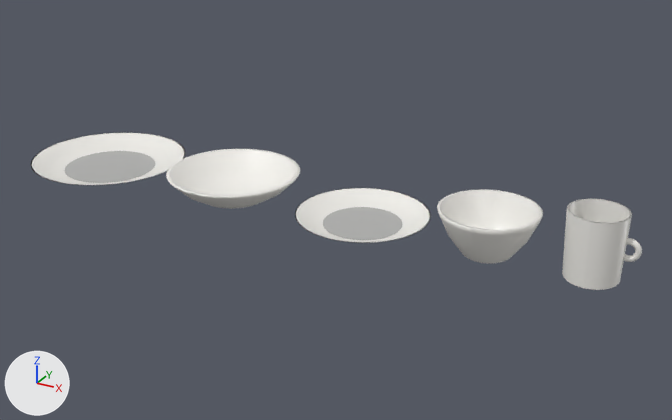
Two versions of the glTF model public/modelos/MAR-20.glb, one commit apart.
One viewpoint serves both versions: a 50 mm lens placed at (0.709, -1.178, 0.605), pointed at (0.054, 0.012, 0.01). The lights are fixed; the arrows at lower left show +X, +Y and +Z. The picture after the commit comes second. Where no turn or scale is listed for an object, it has been applied to the vertices.

The scene before the commit, as lines of its bpy script (objects in view):
```python
ob_mesh_0 = bpy.data.objects.new('Mesh_0', me_mesh_0)
ob_mesh_0.location = (-0.402, 0.0, 0.0)
ob_mesh_1 = bpy.data.objects.new('Mesh_1', me_mesh_1)
ob_mesh_1.location = (-0.402, 0.0, 0.004)
ob_mesh_2 = bpy.data.objects.new('Mesh_2', me_mesh_2)
ob_mesh_2.location = (-0.132, 0.0, 0.0)
ob_mesh_3 = bpy.data.objects.new('Mesh_3', me_mesh_3)
ob_mesh_3.location = (0.108, 0.0, 0.0)
ob_mesh_4 = bpy.data.objects.new('Mesh_4', me_mesh_4)
ob_mesh_4.location = (0.108, 0.0, 0.004)
ob_mesh_5 = bpy.data.objects.new('Mesh_5', me_mesh_5)
ob_mesh_5.location = (0.312, 0.0, 0.0)
ob_mesh_6 = bpy.data.objects.new('Mesh_6', me_mesh_6)
ob_mesh_6.location = (0.465, 0.0, 0.0)
ob_mesh_8 = bpy.data.objects.new('Mesh_8', me_mesh_8)
ob_mesh_8.location = (0.51, 0.0, 0.052)
```
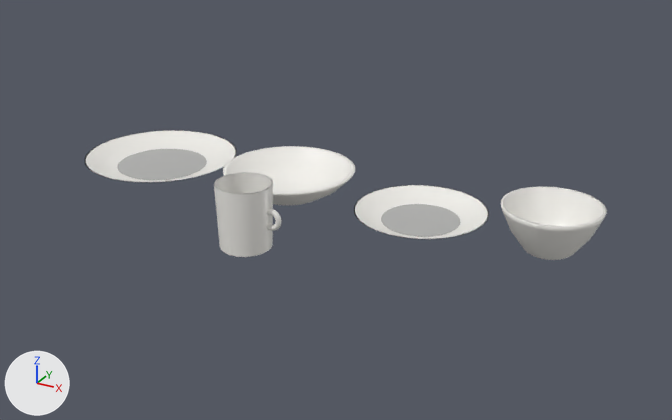
Diff of the bpy script that builds the scene:
```diff
--- a/public/modelos/MAR-20.glb.py
+++ b/public/modelos/MAR-20.glb.py
@@ ob_mesh_0 @@
 ob_mesh_0 = bpy.data.objects.new('Mesh_0', me_mesh_0)
-ob_mesh_0.location = (-0.402, 0.0, 0.0)
+ob_mesh_0.location = (-0.328, 0.055, 0.0)
@@ ob_mesh_1 @@
 ob_mesh_1 = bpy.data.objects.new('Mesh_1', me_mesh_1)
-ob_mesh_1.location = (-0.402, 0.0, 0.004)
+ob_mesh_1.location = (-0.328, 0.055, 0.004)
@@ ob_mesh_2 @@
 ob_mesh_2 = bpy.data.objects.new('Mesh_2', me_mesh_2)
-ob_mesh_2.location = (-0.132, 0.0, 0.0)
+ob_mesh_2.location = (-0.058, 0.055, 0.0)
@@ ob_mesh_3 @@
 ob_mesh_3 = bpy.data.objects.new('Mesh_3', me_mesh_3)
-ob_mesh_3.location = (0.108, 0.0, 0.0)
+ob_mesh_3.location = (0.182, 0.055, 0.0)
@@ ob_mesh_4 @@
 ob_mesh_4 = bpy.data.objects.new('Mesh_4', me_mesh_4)
-ob_mesh_4.location = (0.108, 0.0, 0.004)
+ob_mesh_4.location = (0.182, 0.055, 0.004)
@@ ob_mesh_5 @@
 ob_mesh_5 = bpy.data.objects.new('Mesh_5', me_mesh_5)
-ob_mesh_5.location = (0.312, 0.0, 0.0)
+ob_mesh_5.location = (0.388, 0.055, 0.0)
@@ ob_mesh_6 @@
 ob_mesh_6 = bpy.data.objects.new('Mesh_6', me_mesh_6)
-ob_mesh_6.location = (0.465, 0.0, 0.0)
+ob_mesh_6.location = (-0.01, -0.148, 0.0)
@@ ob_mesh_8 @@
 ob_mesh_8 = bpy.data.objects.new('Mesh_8', me_mesh_8)
-ob_mesh_8.location = (0.51, 0.0, 0.052)
+ob_mesh_8.location = (0.035, -0.148, 0.052)
```

Location of each change, [x1, y1, x2, y2] in pixels of the pictures (672 x 420 px):
'Mesh_5', moved
    before: [437, 189, 543, 264]
    after: [501, 186, 607, 260]
'Mesh_6', moved
    before: [562, 198, 632, 290]
    after: [214, 172, 273, 257]
'Mesh_2', moved
    before: [166, 149, 300, 209]
    after: [223, 146, 355, 205]
'Mesh_0', moved
    before: [31, 132, 186, 185]
    after: [84, 130, 237, 182]
'Mesh_3', moved
    before: [295, 188, 431, 243]
    after: [354, 185, 489, 239]
'Mesh_4', moved
    before: [323, 207, 402, 240]
    after: [381, 204, 460, 237]
'Mesh_1', moved
    before: [64, 151, 155, 183]
    after: [117, 149, 207, 180]
'Mesh_8', moved
    before: [623, 238, 642, 262]
    after: [267, 209, 282, 231]
